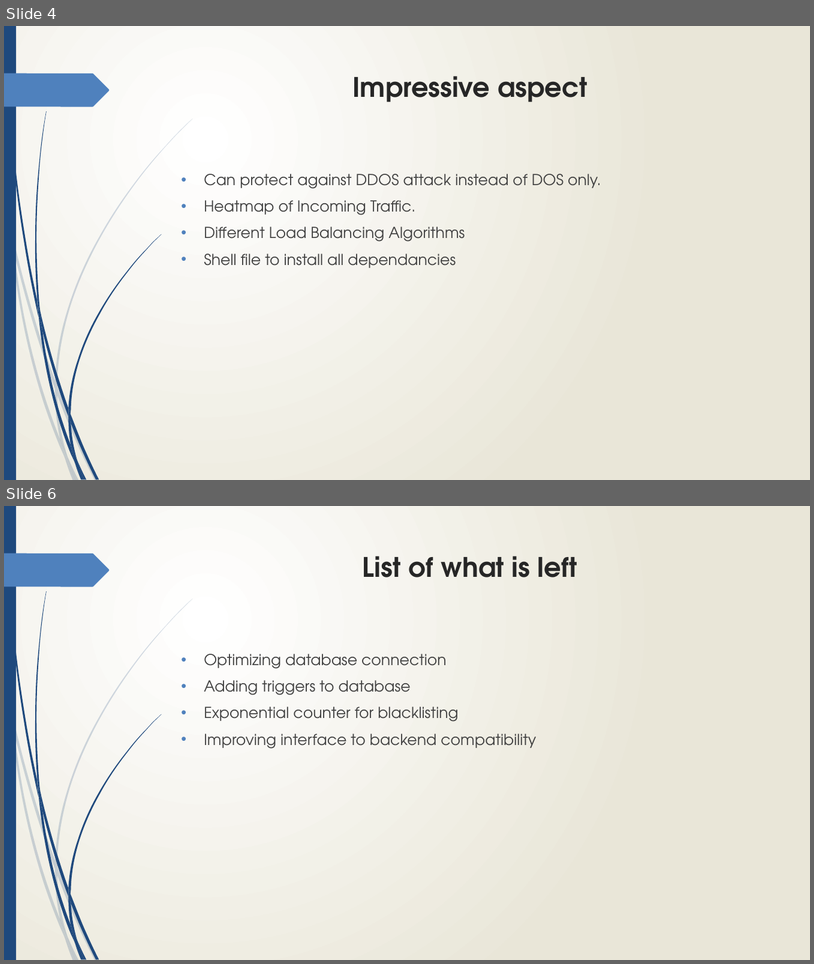
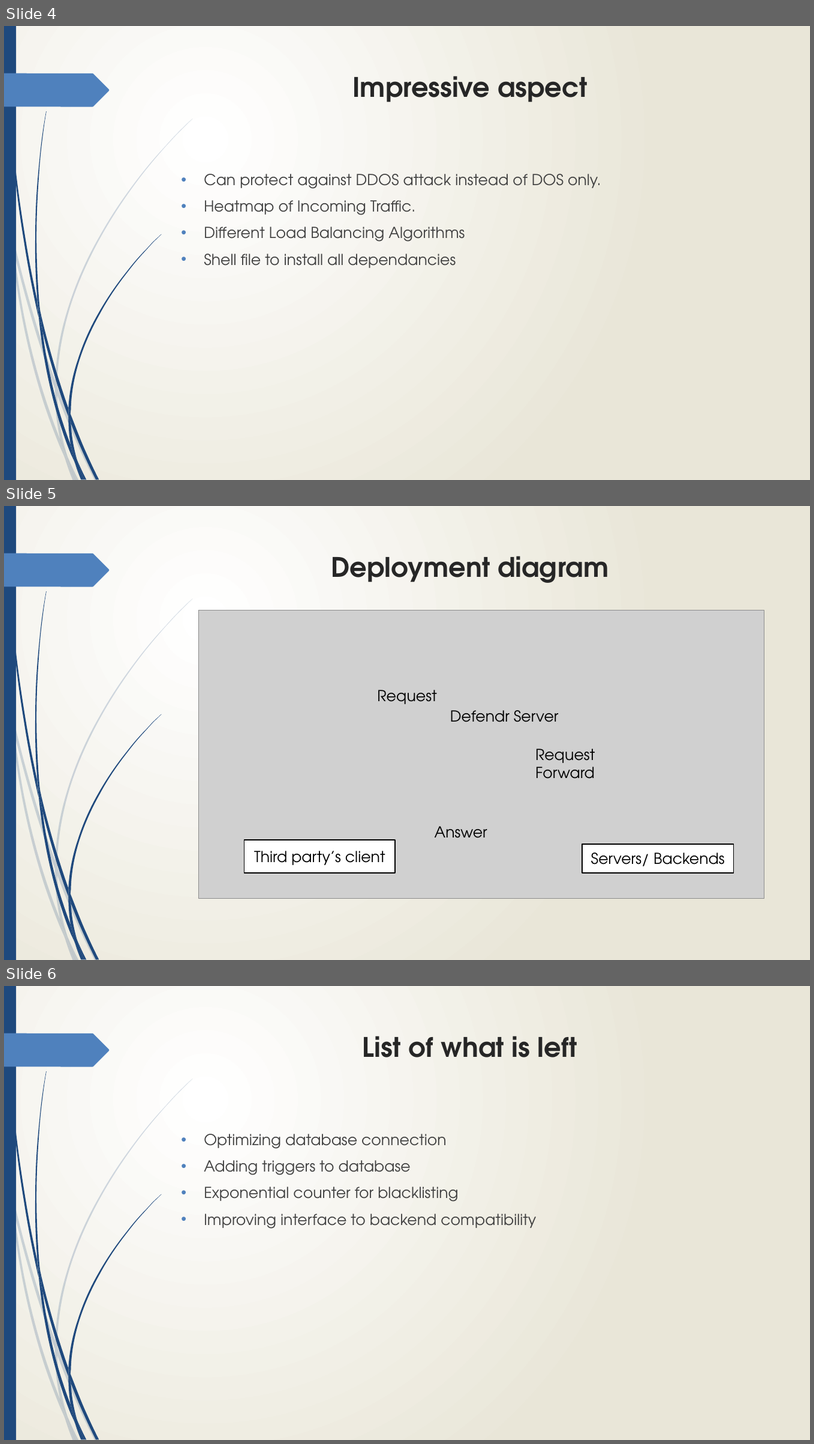
Before and after one commit to cos301-2019-se/Defendr, a slide deck: SRS/SlideShow4.pptx. Shown one above the other, each under a label of ours: slides 4 and 6 before the commit, slides 4, 5 and 6 after it; the slides between them are not shown. The pictures are 814x964 and 814x1444 pixels, drawn with LibreOffice and Linux fonts; fonts in the diff are those of the drawing; grey boxes stand for pictures. Boxes give left, top, right and bottom in pixels: in the first picture for what was removed or moved away, otherwise in the second. Text is boxed around its words. In the diff, an @@ line names an element or a change of style, - is before the commit and + after.

```diff
--- a/SRS/SlideShow4.pptx
+++ b/SRS/SlideShow4.pptx
@@ slide 5 added at (4,506,810,960), background gradient #FFFFFF to #EAE7D8; not listed: 24 template elements that a slide beside it also shows @@
@@ title added at (331,556,609,583), 32 pt, text #262626, bold @@
+Deployment diagram
@@ picture added at (199,610,764,898) @@
@@ text added at (377,690,437,704), 18 pt, text #000000 @@
+Request
@@ text added at (450,710,559,722), 18 pt, text #000000 @@
+Defendr Server
@@ text added at (536,748,595,778), 18 pt, text #000000 @@
+Request Forward
@@ text added at (435,826,488,838), 18 pt, text #000000 @@
+Answer
@@ rectangle added at (244,840,395,873), fill #FFFFFF, outline #000000 1.25 pt, 18 pt, text #000000 @@
+Third party’s client
@@ rectangle added at (582,844,734,873), fill #FFFFFF, outline #000000 1.25 pt, 18 pt, text #000000 @@
+Servers/ Backends
```
Also in this commit, not shown: 1 slide changed, 2 other slides added, 1 slide removed, 1 other file.
